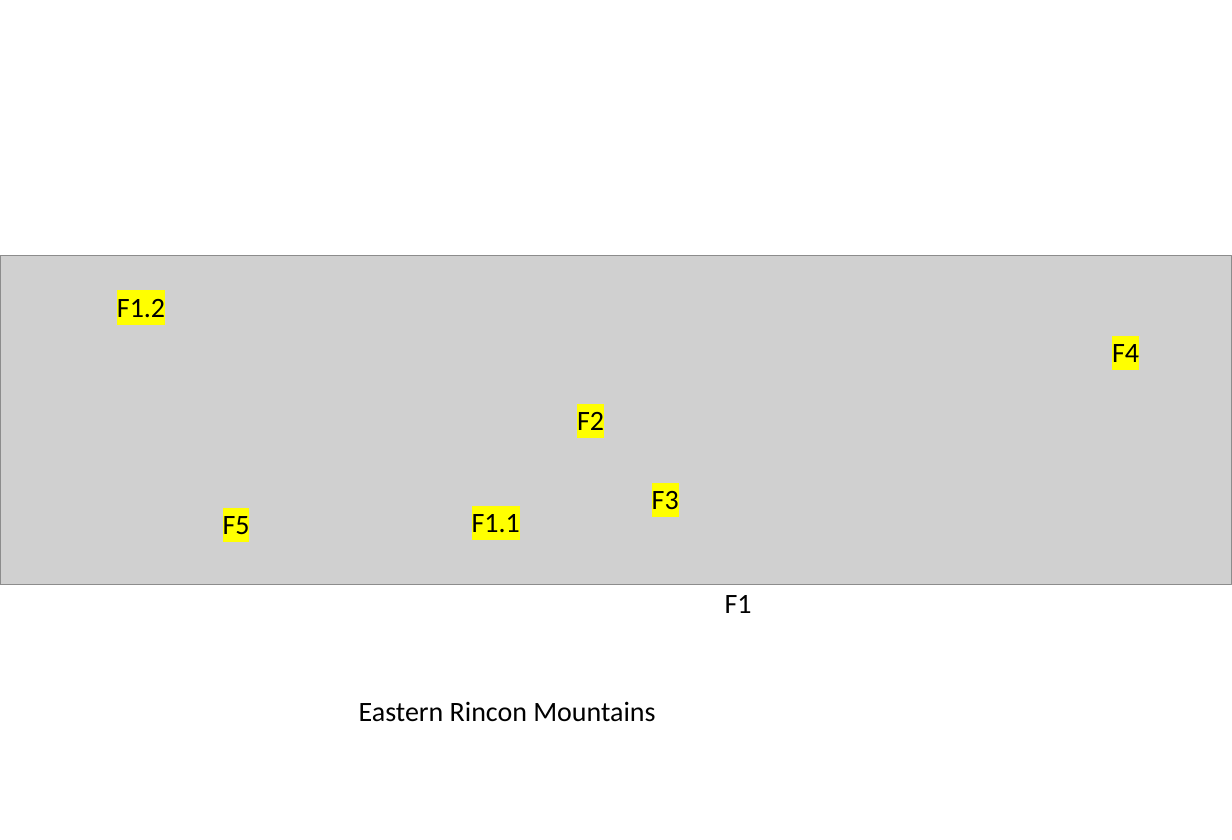
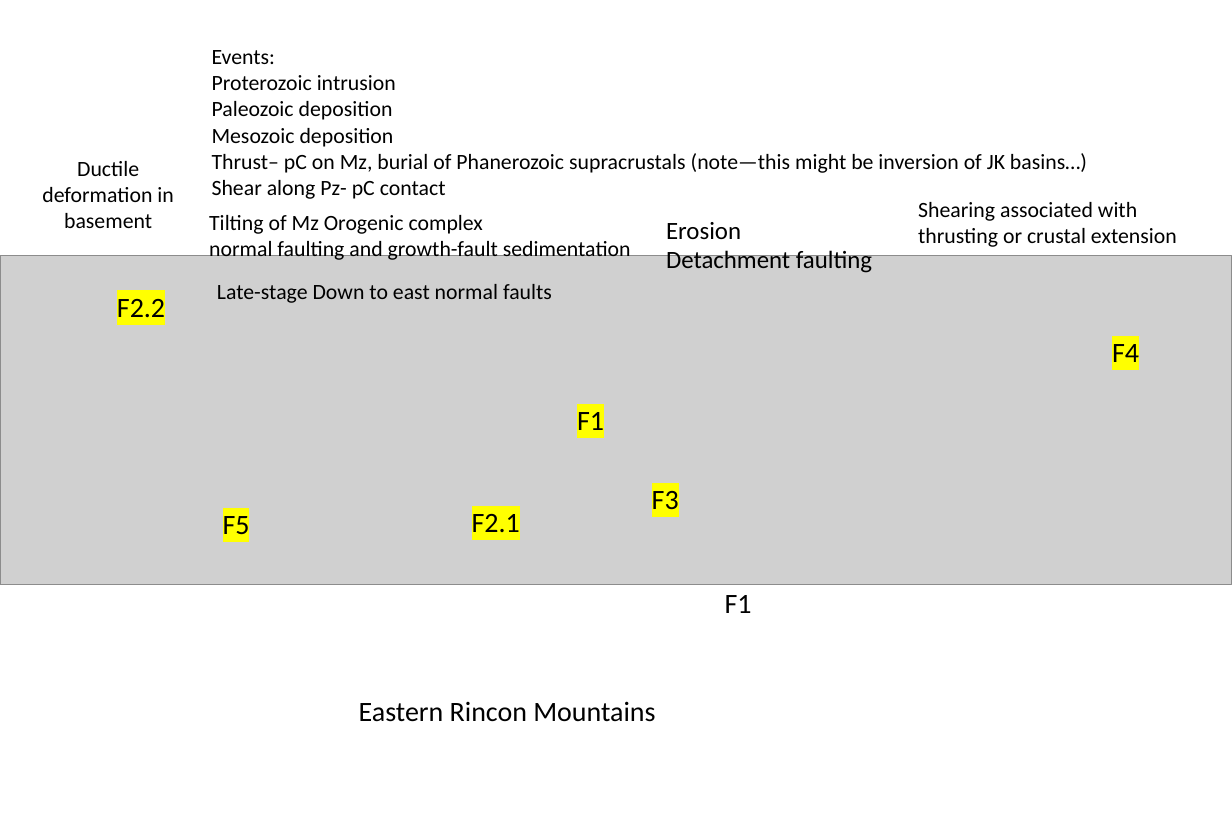
Before and after one commit to Loop3D/GKM, a slide deck: slide 2 of TestInstances/GeologyScenarioForTesting.pptx. Drawn at 1232x840 pixels with LibreOffice and Linux fonts; fonts in the diff are those of the drawing; grey boxes stand for pictures. Boxes give left, top, right and bottom in pixels: in the first picture for what was removed or moved away, otherwise in the second. Text is boxed around its words. In the diff, an @@ line names an element or a change of style, - is before the commit and + after.

Commit message:
Add cross section with faults for new example instances

```diff
--- a/TestInstances/GeologyScenarioForTesting.pptx
+++ b/TestInstances/GeologyScenarioForTesting.pptx
@@ text added at bbox=[212, 50, 1087, 199], 14 pt, text #000000 @@
+Events:
+Proterozoic intrusion
+Paleozoic deposition
+Mesozoic deposition
+Thrust– pC on Mz, burial of Phanerozoic supracrustals (note—this might be inversion of JK basins…)
+Shear along Pz- pC contact
@@ text added at bbox=[42, 161, 173, 228], 14 pt, text #000000 @@
+Ductile deformation in basement
@@ text added at bbox=[918, 202, 1177, 247], 14 pt, text #000000 @@
+Shearing associated with thrusting or crustal extension
@@ text added at bbox=[209, 215, 631, 260], 14 pt, text #000000 @@
+Tilting of Mz Orogenic complex
+normal faulting and growth-fault sedimentation
@@ text added at bbox=[666, 222, 872, 273], 16 pt, text #000000 @@
+Erosion
+Detachment faulting
@@ text at bbox=[117, 299, 165, 317]: text changed @@
-F1.2
+F2.2
@@ text added at bbox=[217, 284, 552, 303], 14 pt, text #000000 @@
+Late-stage Down to east normal faults
@@ text at bbox=[577, 412, 604, 430]: text changed @@
-F2
+F1
@@ text at bbox=[472, 514, 520, 532]: text changed @@
-F1.1
+F2.1
```
